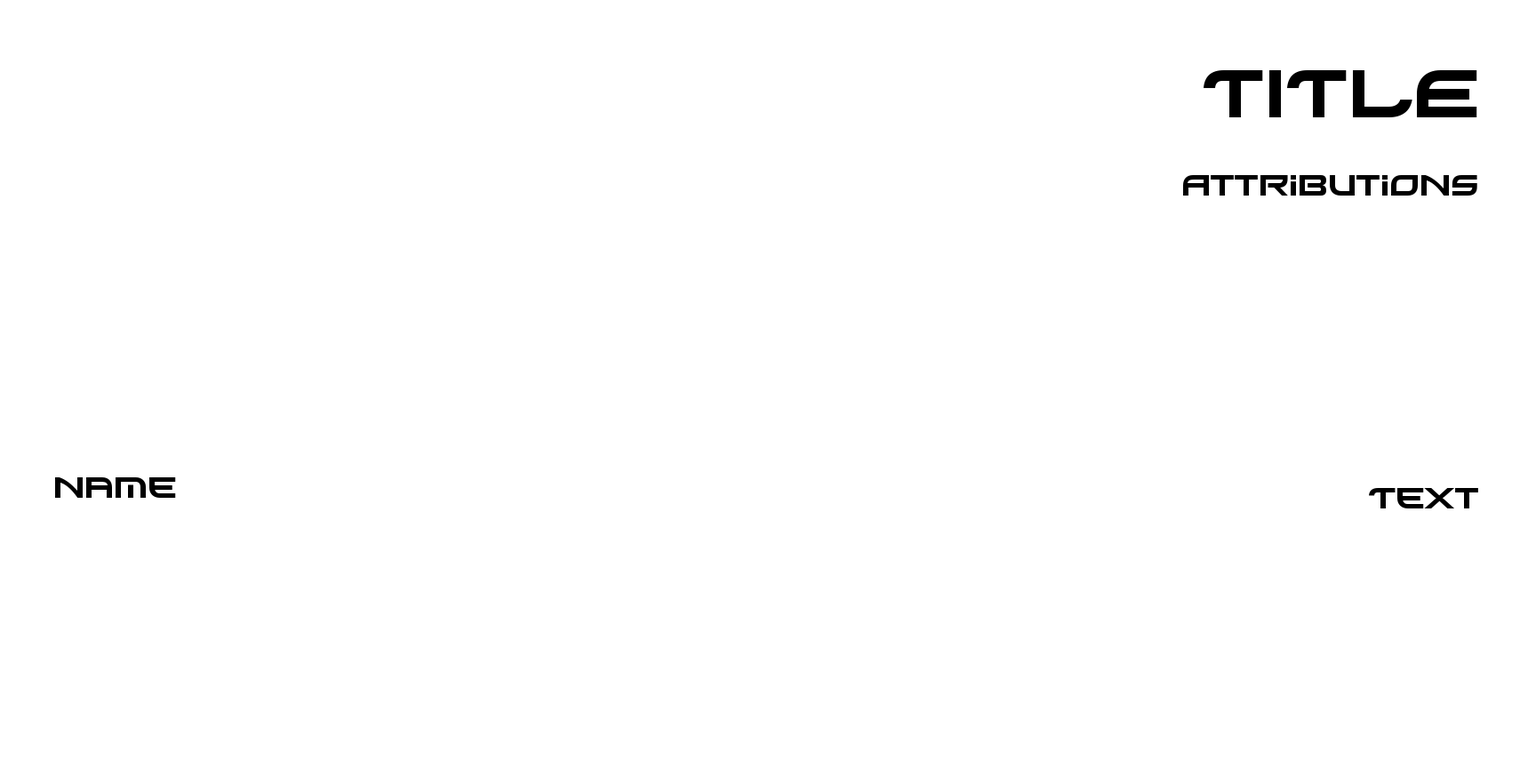
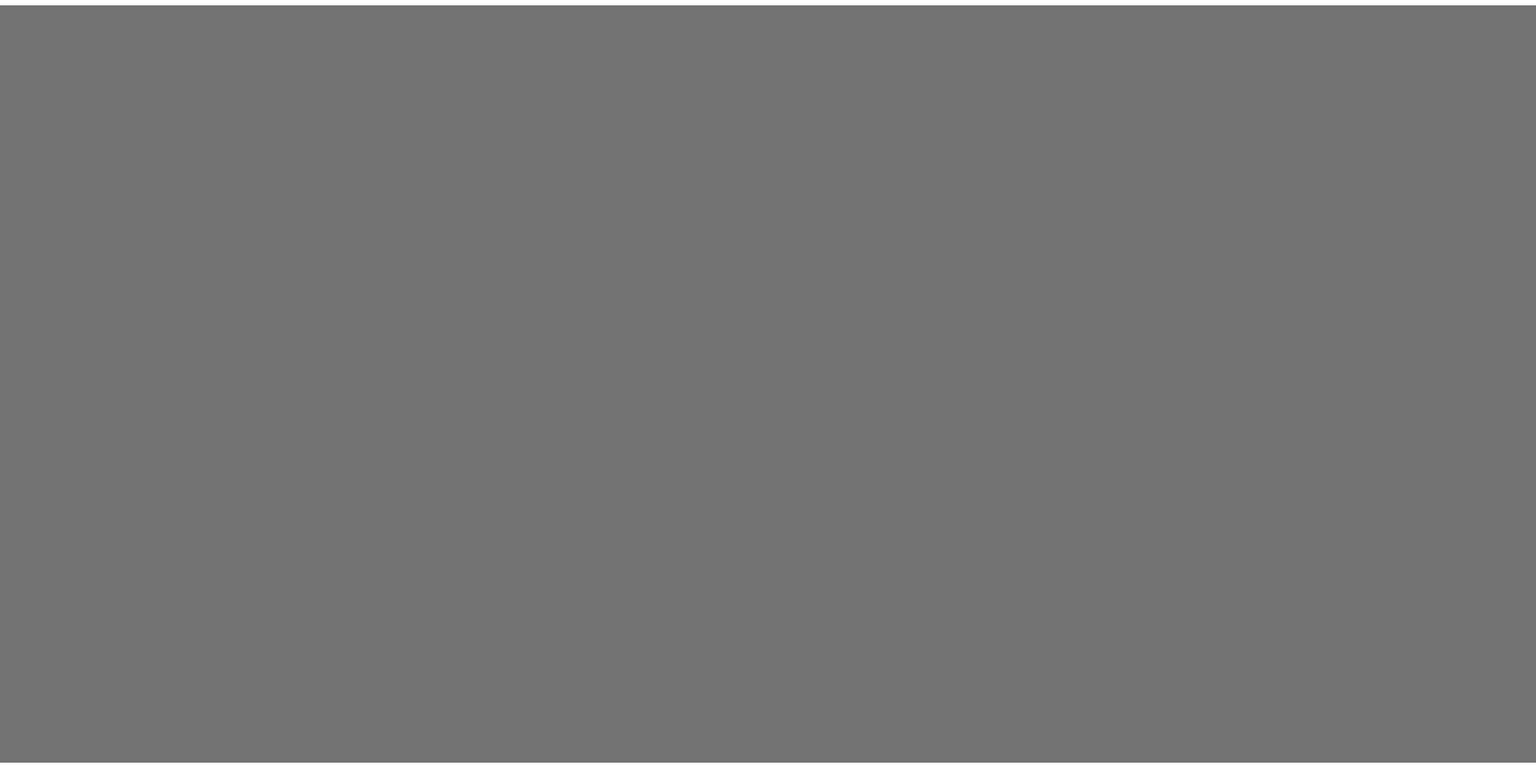
The second 1536px x 768px image is a revision of the first. Changes to its layers:
removed layer "Text" over <box>1368,487,1479,509</box>
renamed "Attributions" to "Concept artist ...", hid it, painted on it over <box>923,175,1480,544</box>
renamed "TITLE" to "Lead Artist", hid it, painted on it over <box>841,70,1480,118</box>
renamed "Name" to "Thomas 'Raste' Rouvinez", hid it, painted on it over <box>55,133,1480,498</box>
"Background": opacity 100% → 60%, painted on it over <box>0,5,1536,763</box>
